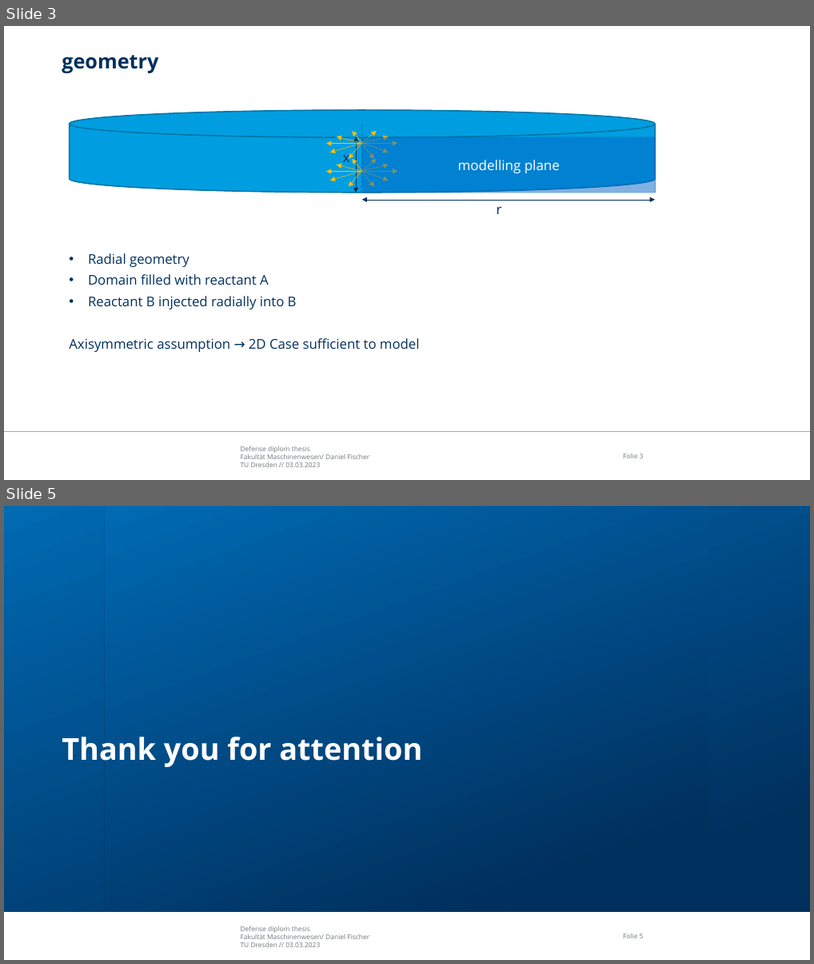
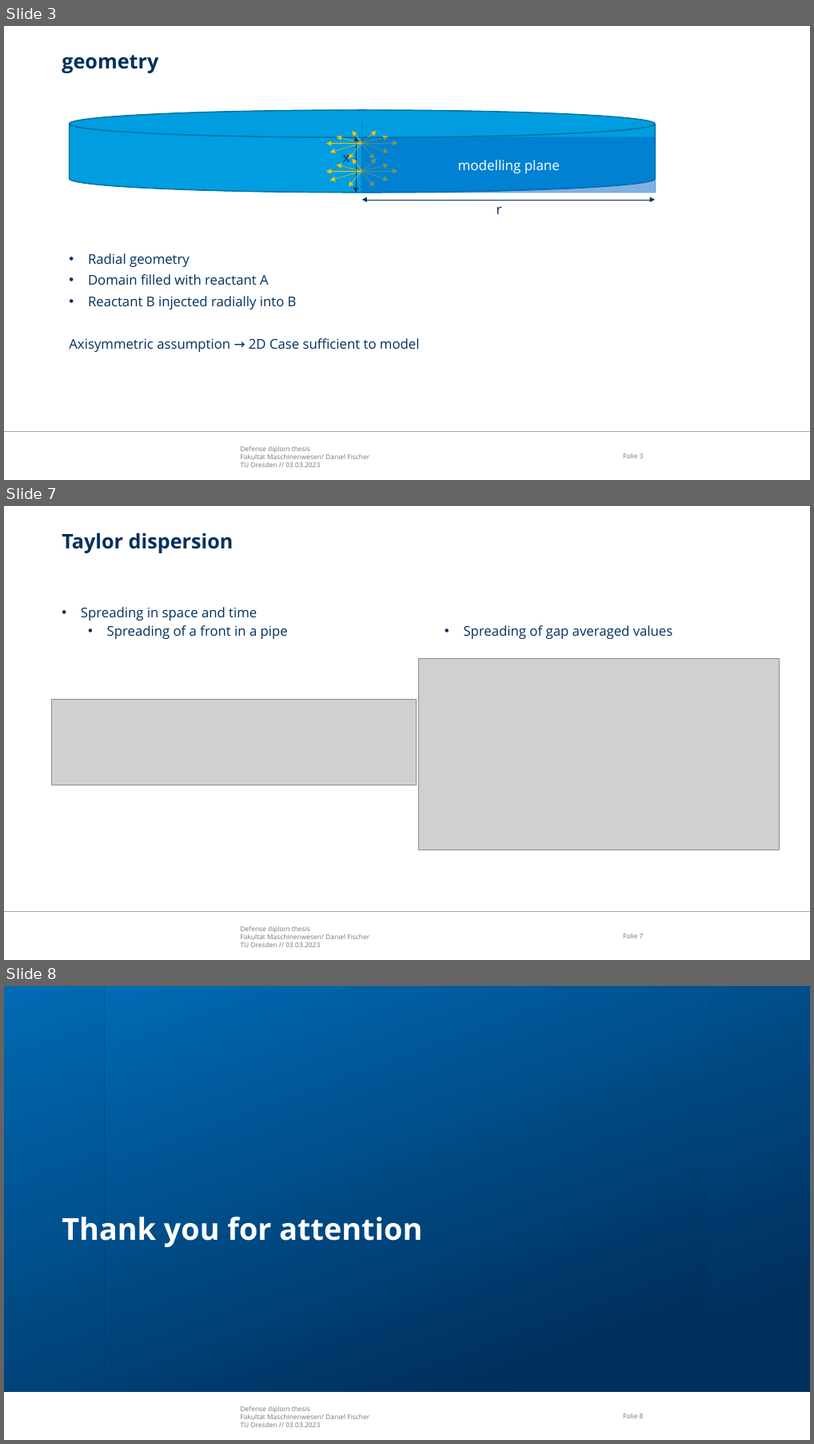
Before and after one commit to fischer-sw/thesis-diplom-daniel, a slide deck: Presentationen/Defense_presentation.pptx. Shown one above the other, each under a label of ours: slides 3 and 5 before the commit, slides 3, 7 and 8 after it; the slides between them are not shown. The pictures are 814x964 and 814x1444 pixels, drawn with LibreOffice and Linux fonts; fonts in the diff are those of the drawing; grey boxes stand for pictures; background and template pictures are left out. Boxes give left, top, right and bottom in pixels: in the first picture for what was removed or moved away, otherwise in the second. Text is boxed around its words. In the diff, an @@ line names an element or a change of style, - is before the commit and + after.

```diff
--- a/Presentationen/Defense_presentation.pptx
+++ b/Presentationen/Defense_presentation.pptx
@@ slide 7 added at bbox=[4, 506, 810, 960], background #FFFFFF; not listed: 3 template elements that a slide beside it also shows @@
@@ title added at bbox=[62, 533, 234, 553], 24 pt, text #00305E, bold @@
+Taylor dispersion
@@ text added at bbox=[81, 607, 288, 639], 16 pt, text #00305E @@
+• Spreading in space and time
+  • Spreading of a front in a pipe
@@ text added at bbox=[464, 625, 674, 639], 16 pt, text #00305E @@
+  • Spreading of gap averaged values
@@ picture added at bbox=[418, 658, 779, 849] @@
@@ picture added at bbox=[51, 699, 416, 785] @@
@@ what was slide 5 is now slide 8 @@
```
Also in this commit, not shown: 2 other slides added, 2 other files.
